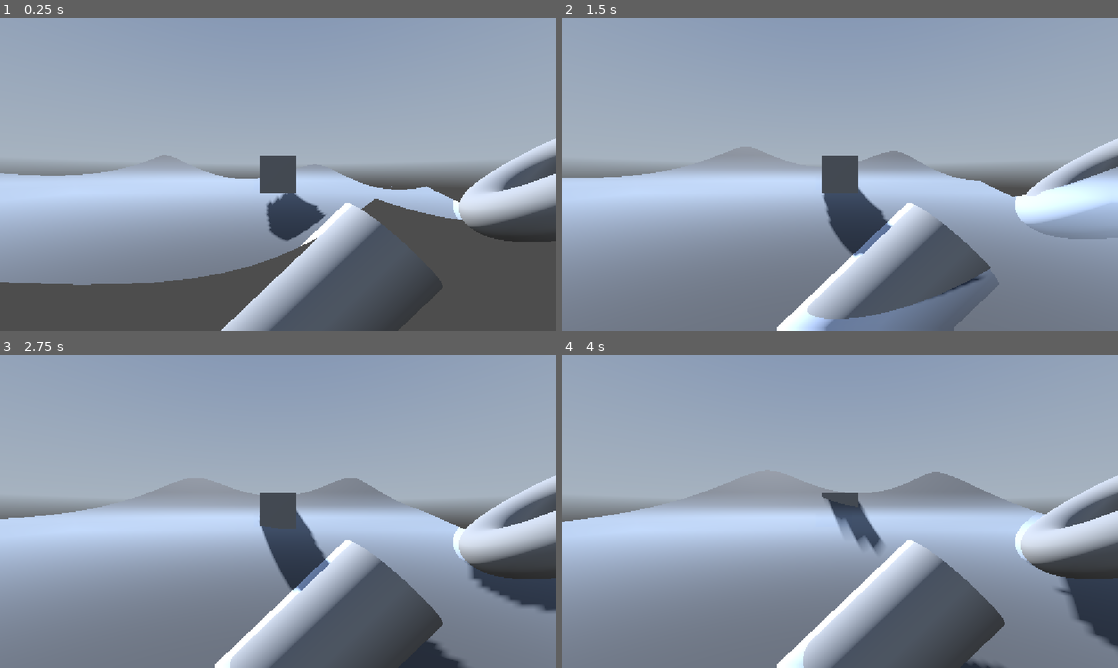
Above: before the commit, frames 1-4 (two rows, left to right).
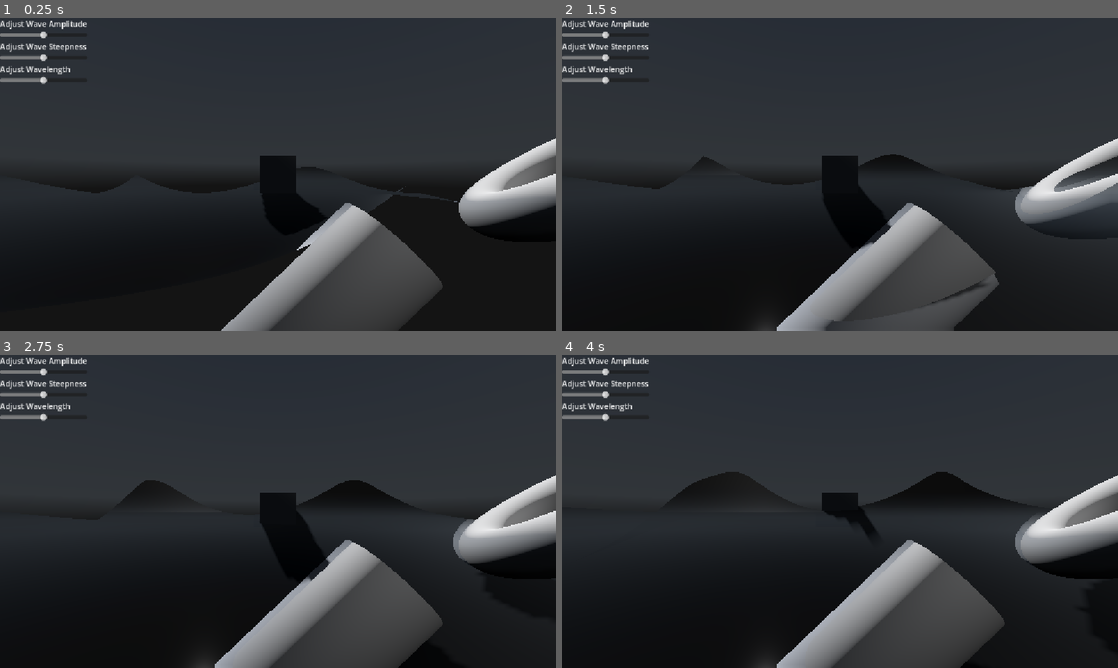
Above: after the commit, the same moments.

Repository: MagnusGrant06/fluid-simulation
Game: Godot game, scene res://Scenes/main.tscn
Two runs of this game, one before a commit and one after it. Both use one fixed random seed, a clock stepped at 60 frames per second and the inputs below. A sky picture missing from this copy of the repository is replaced by a grey-blue gradient.
Inputs (mouse positions are in pixels of both pictures, inside the frame that each line leads up to):
- Up to frame 1 (0.25 s): no input
- Up to frame 2 (1.5 s): move the mouse to (962, 158) at 0.52 s; click (962, 158) at 0.67 s; move the mouse to (728, 190) at 1.27 s; click (728, 190) at 1.42 s
- Up to frame 3 (2.75 s): move the mouse to (333, 442) at 2.02 s; click (333, 442) at 2.17 s
- Up to frame 4 (4 s): move the mouse to (812, 574) at 2.77 s; click (812, 574) at 2.92 s; move the mouse to (1006, 558) at 3.52 s; click (1006, 558) at 3.67 s

The runs differ from the first frame. In frame 1, 96% of the frame differs, in the area x 0-100%, y 0-100%; in frame 2, 98%; in frame 3, 96%; in frame 4, 96%.

Commit message:
Adjusted scene parameters a little and added user control for wave simulation

Diff:
--- /dev/null
+++ b/fluid-simulation/Code/Scripts/wave_controller.gd
@@ -0,0 +1,24 @@
+extends Control
+
+@onready var amp_slider : HSlider = $VBoxContainer/AmplitudeSlider
+@onready var steep_slider : HSlider = $VBoxContainer/SteepnessSlider
+@onready var wavlen_slider : HSlider = $VBoxContainer/WavelengthSlider
+
+@onready var fluid : MeshInstance3D = $"../FluidCube"
+var fluid_material : ShaderMaterial
+
+func _ready() -> void:
+	amp_slider.connect("value_changed", _on_amplitude_changed)
+	steep_slider.connect("value_changed", _on_steepness_changed)
+	wavlen_slider.connect("value_changed", _on_wavelength_changed)
+
+	fluid_material = fluid.get_active_material(0)
+
+func _on_amplitude_changed(value : float):
+	fluid_material.set_shader_parameter("wave_amplitude", value)
+
+func _on_steepness_changed(value : float):
+	fluid_material.set_shader_parameter("wave_steepness", value)
+
+func _on_wavelength_changed(value : float):
+	fluid_material.set_shader_parameter("wave_length", value)
--- a/fluid-simulation/Code/Shaders/water.gdshader
+++ b/fluid-simulation/Code/Shaders/water.gdshader
@@ -1,6 +1,12 @@
 shader_type spatial;
+
 uniform samplerCube sky_texture;
 uniform sampler2D screen_texture : hint_screen_texture, filter_linear_mipmap;
+
+uniform float wave_length = 7.5;
+uniform float wave_amplitude = 0.5;
+uniform float wave_steepness = 0.75;
+
 const float air_index = 1.0f;
 const float water_index = 1.33f;
 
@@ -27,9 +33,9 @@
 	// Called for every vertex the material is visible on.
 
 	//calculate multiple waves in different directions to create realistic waves
-	vec3 d1 = calculate_offset(VERTEX, 0.5, vec2(1,0), 0.8, 6.0, TIME);
-	vec3 d2 = calculate_offset(VERTEX, 0.8, vec2(0,1), 0.5, 10.0, TIME);
-	vec3 d3 = calculate_offset(VERTEX, 0.3, vec2(0.5,0.5), 1.0, 5.0, TIME);
+	vec3 d1 = calculate_offset(VERTEX, wave_amplitude, vec2(1,0), wave_steepness, wave_length, TIME);
+	vec3 d2 = calculate_offset(VERTEX, wave_amplitude*1.5, vec2(0,1), wave_steepness*0.75, wave_length*1.5, TIME);
+	vec3 d3 = calculate_offset(VERTEX, wave_amplitude*0.75, vec2(0.5,0.5), wave_steepness*1.5, wave_length*0.5, TIME);
 
 	vec3 d = d1 + d2 + d3;
 
@@ -40,19 +46,26 @@
 	// Called for every pixel the material is visible on.
 	// r(th) = R(0) + (1-R0)(1-cos(th)^5
 	//where r(0) = ((n1-n2)/(n1+n2))^2 where n1 is assumed to be 1 and n2 is ~= 1.33?
+
+	//use schlicks approximation to estimate reflectiveness of water depending on view angle
 	float r0 = pow((air_index-water_index) / (air_index + water_index), 2);
 
 	float cos_theta = clamp( dot(normalize(VIEW),normalize(NORMAL)), 0.0, 1.0);
 
 	float R = r0 + (1.0 - r0) * pow( (1.0-cos_theta) ,5);
 
+	//sample refraction from sorrounding scene
 	vec3 refraction_color = texture(screen_texture, SCREEN_UV + vec2(0.01,0.01)).rgb;
 
+	//sample reflection from skybox
 	vec3 reflect_dir = reflect(-VIEW, NORMAL);
 	vec3 reflection_color = texture(sky_texture, reflect_dir).rgb;
 
 	vec3 final_color = mix(refraction_color, reflection_color, R);
 	ALBEDO = final_color;
+
+	SPECULAR = 0.5;
+	ROUGHNESS = 0.05;
 }
 
 //void light() {
--- a/fluid-simulation/Scenes/fluid_cube.tscn
+++ b/fluid-simulation/Scenes/fluid_cube.tscn
@@ -1,6 +1,6 @@
 [gd_scene format=3 uid="uid://bd0wdtoa4h004"]
 
-[ext_resource type="Script" uid="uid://bdfi3qtlnt7o" path="res://Scenes/fluid_cube.gd" id="1_0vdsb"]
+[ext_resource type="Script" uid="uid://bdfi3qtlnt7o" path="res://Code/Scripts/fluid_cube.gd" id="1_0vdsb"]
 [ext_resource type="Shader" uid="uid://cy6dcpy0g2vr5" path="res://Code/Shaders/water.gdshader" id="1_xrqee"]
 
 [sub_resource type="SphereMesh" id="SphereMesh_bo1nx"]
@@ -8,6 +8,9 @@
 [sub_resource type="ShaderMaterial" id="ShaderMaterial_vfd82"]
 render_priority = 0
 shader = ExtResource("1_xrqee")
+shader_parameter/wave_length = 7.5
+shader_parameter/wave_amplitude = 0.5
+shader_parameter/wave_steepness = 0.75
 
 [node name="FluidCube" type="MeshInstance3D" unique_id=856857340]
 mesh = SubResource("SphereMesh_bo1nx")
--- a/fluid-simulation/Scenes/main.tscn
+++ b/fluid-simulation/Scenes/main.tscn
@@ -3,6 +3,7 @@
 [ext_resource type="PackedScene" uid="uid://bd0wdtoa4h004" path="res://Scenes/fluid_cube.tscn" id="1_bo1nx"]
 [ext_resource type="Script" uid="uid://8bp2i13168dj" path="res://Code/Scripts/camera_3d.gd" id="2_8gbba"]
 [ext_resource type="Texture2D" uid="uid://c6545y4sqhfwp" path="res://citrus_orchard_road_puresky_4k.exr" id="3_8gbba"]
+[ext_resource type="PackedScene" uid="uid://bslun5b34sjgb" path="res://Scenes/wave_controller.tscn" id="4_jjvhh"]
 
 [sub_resource type="PlaneMesh" id="PlaneMesh_8gbba"]
 size = Vector2(10, 10)
@@ -11,6 +12,7 @@
 
 [sub_resource type="PanoramaSkyMaterial" id="PanoramaSkyMaterial_xrqee"]
 panorama = ExtResource("3_8gbba")
+energy_multiplier = 0.3
 
 [sub_resource type="Sky" id="Sky_k0t4d"]
 sky_material = SubResource("PanoramaSkyMaterial_xrqee")
@@ -40,7 +42,6 @@
 
 [node name="OmniLight3D" type="OmniLight3D" parent="." unique_id=1634736096]
 transform = Transform3D(1, 0, 0, 0, 1, 0, 0, 0, 1, 4.10935, 4.619152, 3.5866082)
-visible = false
 light_energy = 6.333
 omni_range = 9.259
 
@@ -58,3 +59,5 @@
 [node name="MeshInstance3D3" type="MeshInstance3D" parent="." unique_id=248369626]
 transform = Transform3D(0.6905718, 0.72326386, 0, -0.72326386, 0.6905718, 0, 0, 0, 1, 0.39646864, -1.370295, 0)
 mesh = SubResource("CylinderMesh_vfd82")
+
+[node name="WaveController" parent="." unique_id=2136284873 instance=ExtResource("4_jjvhh")]
--- /dev/null
+++ b/fluid-simulation/Scenes/wave_controller.tscn
@@ -0,0 +1,47 @@
+[gd_scene format=3 uid="uid://bslun5b34sjgb"]
+
+[ext_resource type="Script" uid="uid://dfwg4imilrmxw" path="res://Code/Scripts/wave_controller.gd" id="1_vy0m4"]
+
+[node name="WaveController" type="Control" unique_id=2136284873]
+layout_mode = 3
+anchors_preset = 15
+anchor_right = 1.0
+anchor_bottom = 1.0
+grow_horizontal = 2
+grow_vertical = 2
+script = ExtResource("1_vy0m4")
+
+[node name="VBoxContainer" type="VBoxContainer" parent="." unique_id=1504263713]
+layout_mode = 0
+offset_right = 177.0
+offset_bottom = 325.0
+
+[node name="Amplitude" type="Label" parent="VBoxContainer" unique_id=1129056196]
+layout_mode = 2
+text = "Adjust Wave Amplitude"
+
+[node name="AmplitudeSlider" type="HSlider" parent="VBoxContainer" unique_id=1881841220]
+layout_mode = 2
+max_value = 1.0
+step = 0.01
+value = 0.5
+
+[node name="Wave Steepness" type="Label" parent="VBoxContainer" unique_id=144088321]
+layout_mode = 2
+text = "Adjust Wave Steepness"
+
+[node name="SteepnessSlider" type="HSlider" parent="VBoxContainer" unique_id=1109721886]
+layout_mode = 2
+max_value = 1.5
+step = 0.01
+value = 0.75
+
+[node name="Wavelength" type="Label" parent="VBoxContainer" unique_id=680343159]
+layout_mode = 2
+text = "Adjust Wavelength"
+
+[node name="WavelengthSlider" type="HSlider" parent="VBoxContainer" unique_id=1278807354]
+layout_mode = 2
+max_value = 15.0
+step = 0.1
+value = 7.5
Renamed: fluid-simulation/Scenes/fluid_cube.gd -> fluid-simulation/Code/Scripts/fluid_cube.gd
Renamed: fluid-simulation/Scenes/fluid_cube.gd.uid -> fluid-simulation/Code/Scripts/fluid_cube.gd.uid
Not shown, added: fluid-simulation/Code/Scripts/wave_controller.gd.uid
